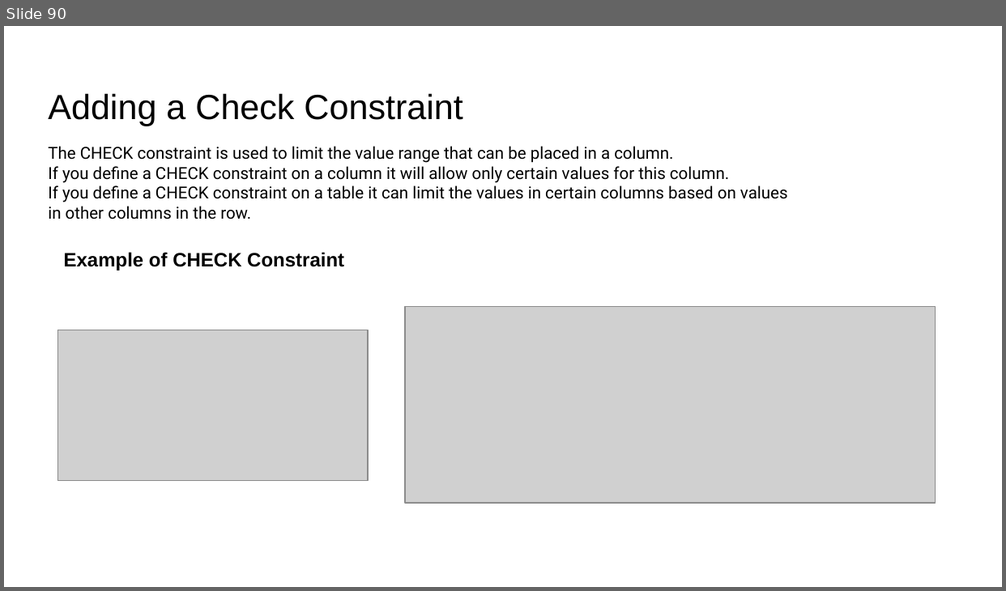
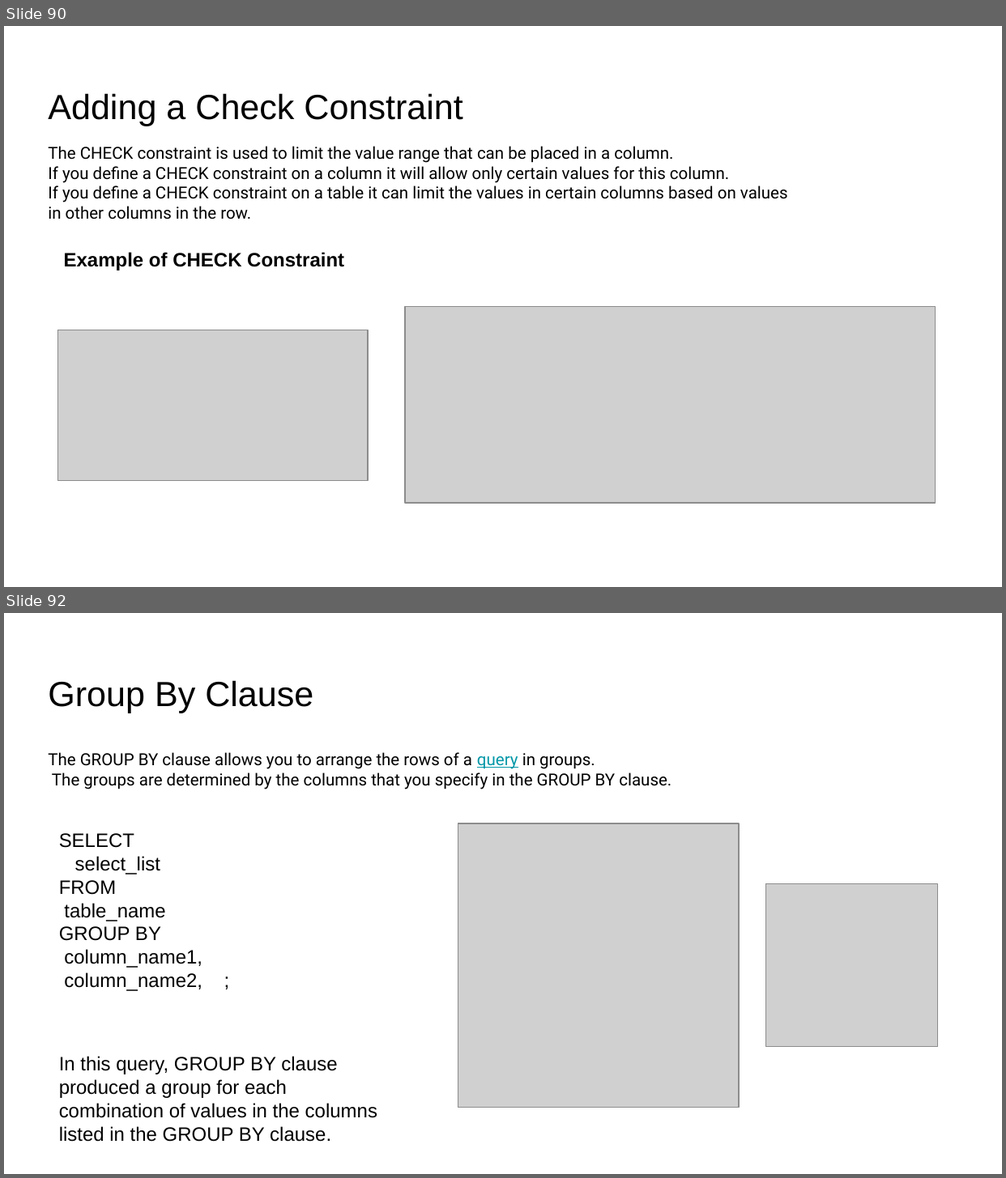
Before and after one commit to imcuteani/Azure_Big_Data_Training, a slide deck: IIHT-Capgemini Big Data Azure Training-Slide.pptx. Shown one above the other, each under a label of ours: slide 90 before the commit, slides 90 and 92 after it; the slides between them are not shown. The pictures are 1006x591 and 1006x1178 pixels, drawn with LibreOffice and Linux fonts; fonts in the diff are those of the drawing; grey boxes stand for pictures. Boxes give left, top, right and bottom in pixels: in the first picture for what was removed or moved away, otherwise in the second. Text is boxed around its words. In the diff, an @@ line names an element or a change of style, - is before the commit and + after.

```diff
--- a/IIHT-Capgemini Big Data Azure Training-Slide.pptx
+++ b/IIHT-Capgemini Big Data Azure Training-Slide.pptx
@@ slide 92 added at (x1=4, y1=613, x2=1002, y2=1174), background #FFFFFF @@
@@ title added at (x1=48, y1=680, x2=313, y2=713), 25.2 pt, text #000000 @@
+Group By Clause
@@ text added at (x1=48, y1=752, x2=671, y2=790), 12 pt, text #000000 @@
+The GROUP BY clause allows you to arrange the rows of a query in groups.
+The groups are determined by the columns that you specify in the GROUP BY clause.
@@ picture added at (x1=458, y1=824, x2=739, y2=1107) @@
@@ text added at (x1=59, y1=833, x2=202, y2=991), 14 pt, text #000000 @@
+SELECT
+select_list
+FROM
+table_name
+GROUP BY
+column_name1,
+column_name2, ;
@@ picture added at (x1=765, y1=884, x2=937, y2=1047) @@
@@ text added at (x1=59, y1=1056, x2=377, y2=1142), 14 pt, text #000000 @@
+In this query, GROUP BY clause produced a group for each combination of values in the columns listed in the GROUP BY clause.
```
Also in this commit, not shown: 4 other slides added, 9 other files.
